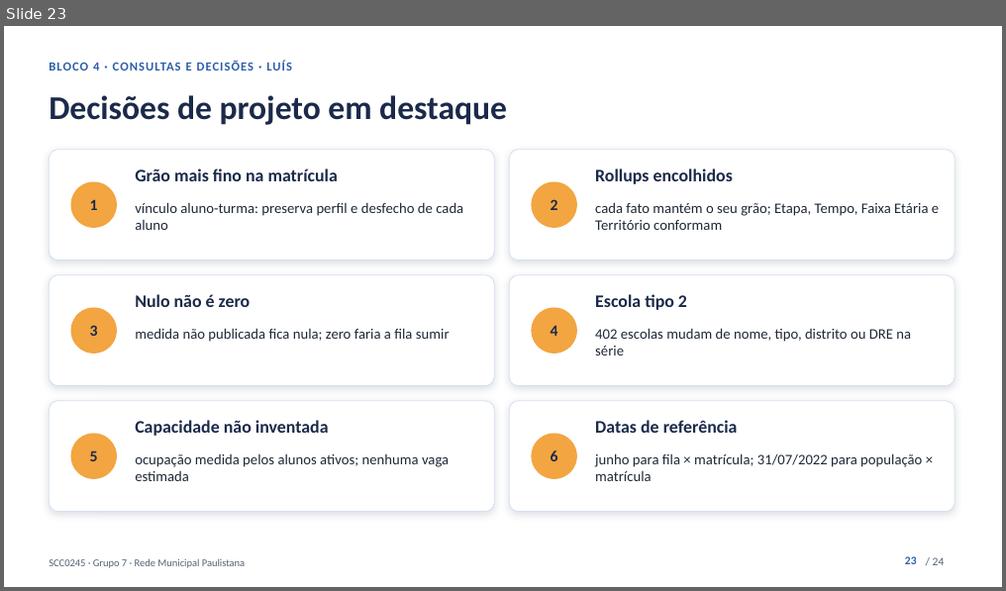
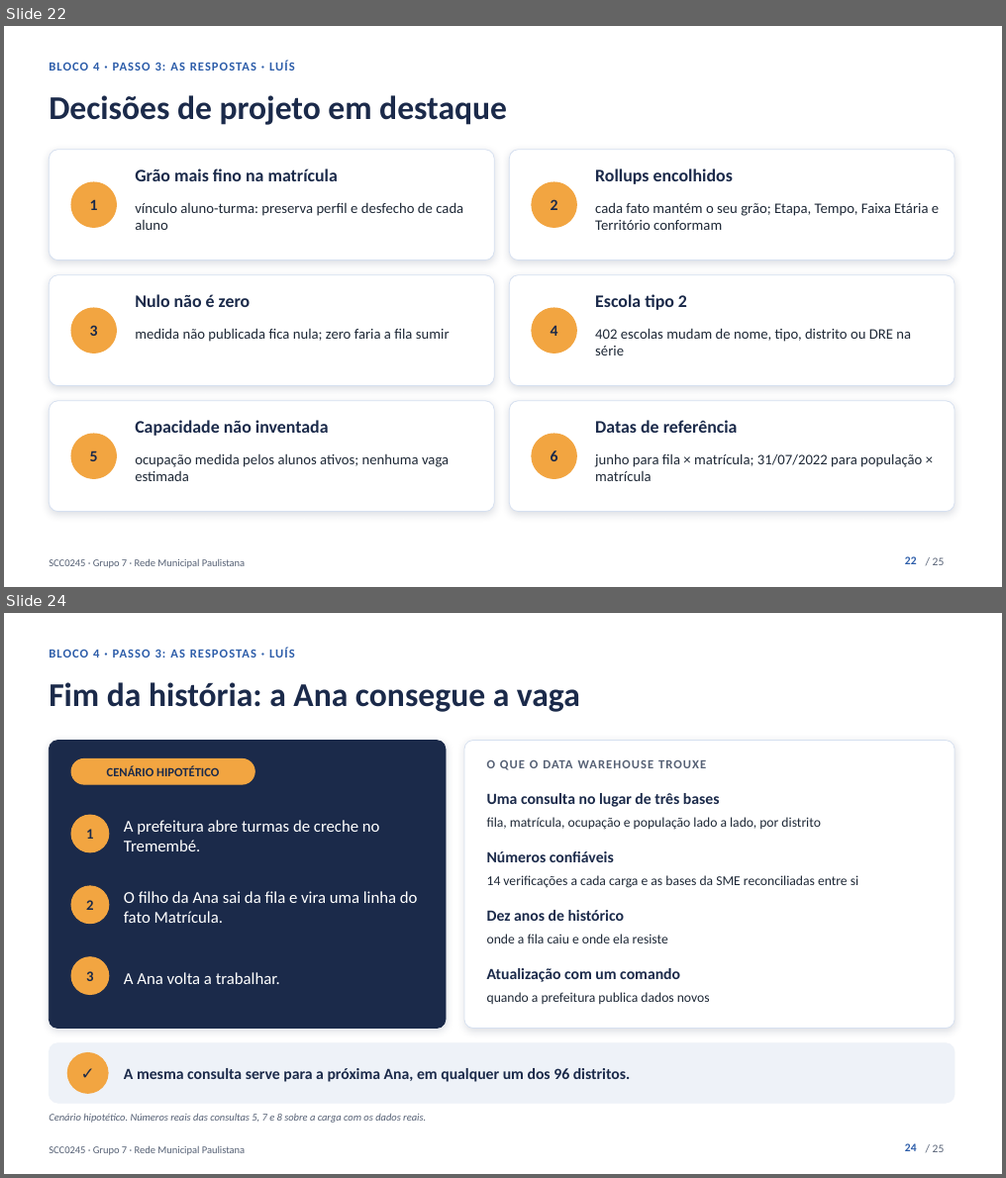
Before and after one commit to kevennlaranjeira/OLAP2026, a slide deck: docs/apresentacao/apresentacao-projeto1.pptx. Shown one above the other, each under a label of ours: slide 23 before the commit, slides 22 and 24 after it; the slides between them are not shown. The pictures are 1006x591 and 1006x1178 pixels, drawn with LibreOffice and Linux fonts; fonts in the diff are those of the drawing. Boxes give left, top, right and bottom in pixels: in the first picture for what was removed or moved away, otherwise in the second. Text is boxed around its words. In the diff, an @@ line names an element or a change of style, - is before the commit and + after.

```diff
--- a/docs/apresentacao/apresentacao-projeto1.pptx
+++ b/docs/apresentacao/apresentacao-projeto1.pptx
@@ slide 24 added at bbox=[4, 613, 1002, 1174], background #FFFFFF; not listed: 2 template elements that a slide beside it also shows @@
@@ text added at bbox=[49, 647, 295, 658], 12 pt, text #2E5EAA, bold @@
+BLOCO 4 · PASSO 3: AS RESPOSTAS · LUÍS
@@ text added at bbox=[49, 682, 580, 712], 32 pt, text #1B2A4A, bold @@
+Fim da história: a Ana consegue a vaga
@@ rounded rectangle added at bbox=[49, 741, 446, 1029], fill #1B2A4A, outline #1B2A4A 0.75 pt @@
@@ rounded rectangle added at bbox=[71, 759, 254, 784], fill #F2A541, outline #F2A541 1 pt @@
@@ rounded rectangle added at bbox=[464, 741, 954, 1029], fill #FFFFFF, outline #D6E0F0 0.75 pt @@
@@ text added at bbox=[487, 760, 706, 770], 12 pt, text #566175, bold @@
+O QUE O DATA WAREHOUSE TROUXE
@@ text added at bbox=[107, 765, 219, 776], 12 pt, text #1B2A4A, bold @@
+CENÁRIO HIPOTÉTICO
@@ ellipse added at bbox=[71, 815, 109, 853], fill #F2A541, outline #F2A541 1 pt @@
@@ text added at bbox=[124, 820, 380, 852], 16 pt, text #FFFFFF @@
+A prefeitura abre turmas de creche no Tremembé.
@@ text added at bbox=[487, 793, 720, 807], 15 pt, text #1B2A4A, bold @@
+Uma consulta no lugar de três bases
@@ text added at bbox=[487, 817, 821, 830], 13 pt, text #1F2937 @@
+fila, matrícula, ocupação e população lado a lado, por distrito
@@ text added at bbox=[86, 829, 93, 839], 14 pt, text #1B2A4A, bold @@
+1
@@ text added at bbox=[487, 852, 614, 862], 15 pt, text #1B2A4A, bold @@
+Números confiáveis
@@ text added at bbox=[487, 875, 858, 888], 13 pt, text #1F2937 @@
+14 verificações a cada carga e as bases da SME reconciliadas entre si
@@ ellipse added at bbox=[71, 886, 109, 924], fill #F2A541, outline #F2A541 1 pt @@
@@ text added at bbox=[86, 900, 93, 910], 14 pt, text #1B2A4A, bold @@
+2
@@ text added at bbox=[124, 891, 418, 923], 16 pt, text #FFFFFF @@
+O filho da Ana sai da fila e vira uma linha do fato Matrícula.
@@ text added at bbox=[487, 910, 625, 921], 15 pt, text #1B2A4A, bold @@
+Dez anos de histórico
@@ text added at bbox=[487, 934, 668, 944], 13 pt, text #1F2937 @@
+onde a fila caiu e onde ela resiste
@@ ellipse added at bbox=[71, 958, 109, 995], fill #F2A541, outline #F2A541 1 pt @@
@@ text added at bbox=[487, 968, 680, 982], 15 pt, text #1B2A4A, bold @@
+Atualização com um comando
@@ text added at bbox=[86, 971, 93, 981], 14 pt, text #1B2A4A, bold @@
+3
@@ text added at bbox=[124, 972, 280, 984], 16 pt, text #FFFFFF @@
+A Ana volta a trabalhar.
@@ text added at bbox=[487, 992, 710, 1004], 13 pt, text #1F2937 @@
+quando a prefeitura publica dados novos
@@ rounded rectangle added at bbox=[49, 1044, 954, 1103], fill #EEF2F8, outline #EEF2F8 0.75 pt @@
@@ ellipse added at bbox=[67, 1054, 108, 1093], fill #F2A541, outline #F2A541 1 pt @@
@@ text added at bbox=[67, 1054, 108, 1093], 16 pt, text #1B2A4A, bold @@
+✓
@@ text added at bbox=[124, 1068, 631, 1082], 15 pt, text #1B2A4A, bold @@
+A mesma consulta serve para a próxima Ana, em qualquer um dos 96 distritos.
@@ text added at bbox=[49, 1113, 426, 1123], 10 pt, text #566175, italic @@
+Cenário hipotético. Números reais das consultas 5, 7 e 8 sobre a carga com os dados reais.
@@ page number added at bbox=[905, 1144, 917, 1152], 11 pt, text #2E5EAA, bold @@
+24
@@ what was slide 23 is now slide 22 @@
@@ slide 22 changed as well @@
@@ text at bbox=[49, 60, 295, 71]: text changed @@
-BLOCO 4 · CONSULTAS E DECISÕES · LUÍS
+BLOCO 4 · PASSO 3: AS RESPOSTAS · LUÍS
@@ text at bbox=[933, 558, 944, 566]: text changed @@
-/ 24
+/ 25
```
Also in this commit, not shown: 22 other slides changed, 8 other files.
